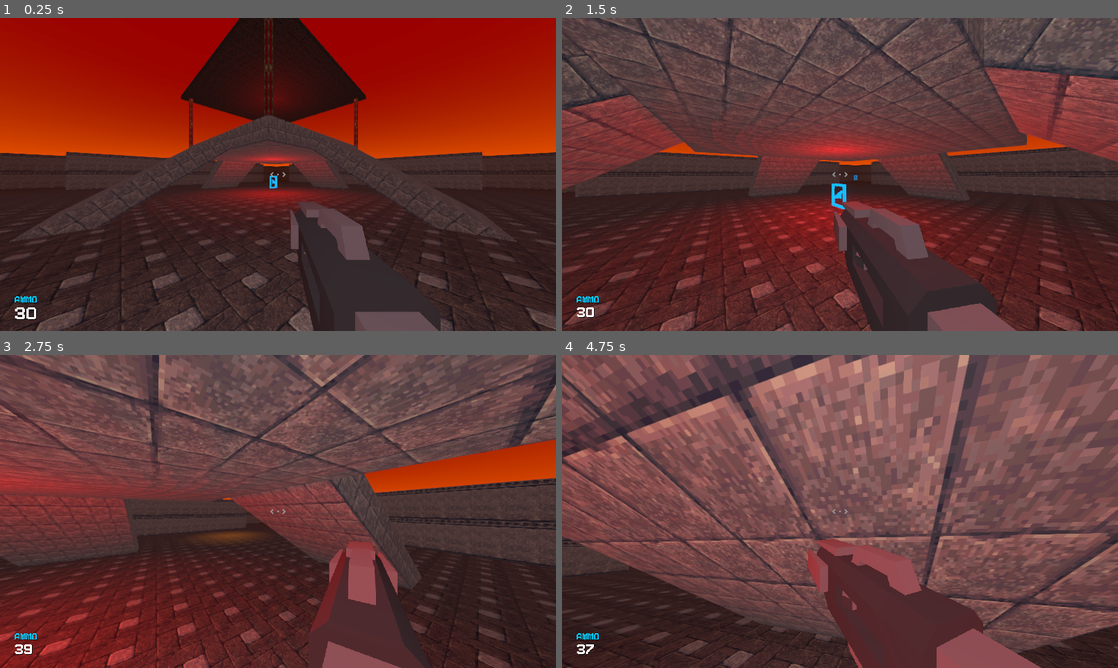
Above: before the commit, frames 1-4 (two rows, left to right).
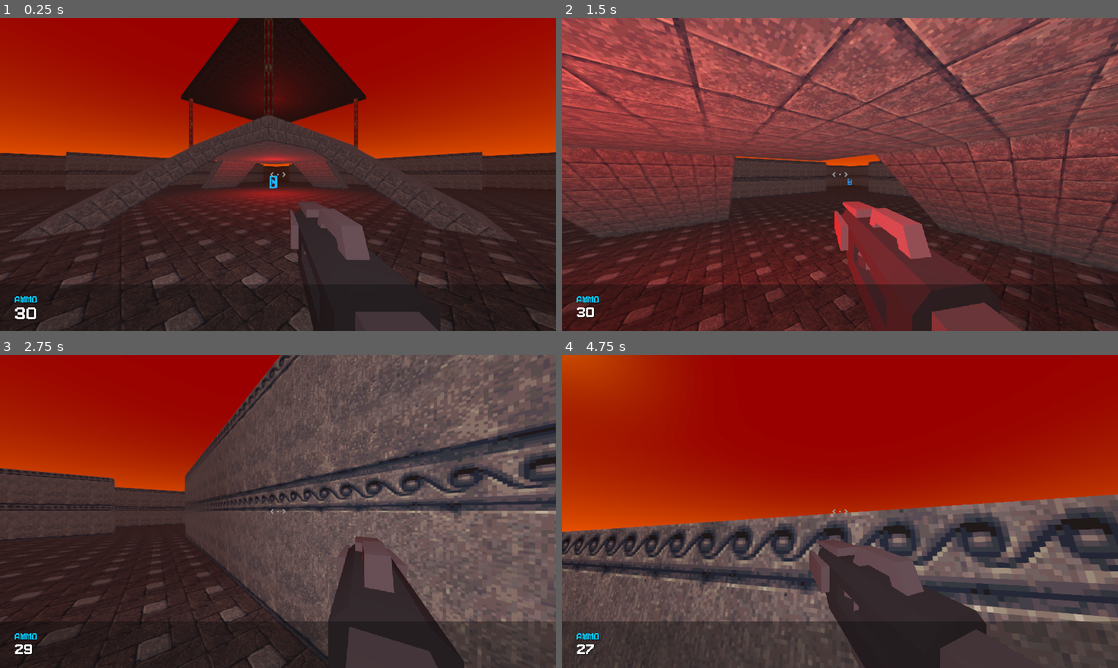
Above: after the commit, the same moments.

Repository: Riari/heccfire
Game: Godot game, scene res://scenes/maps/Quad.tscn
The game is run twice, just before and just after one commit, with the same random seed, the same clock (stepped at 60 frames per second) and the same inputs.
Inputs (mouse positions are in pixels of both pictures, inside the frame that each line leads up to):
- Up to frame 1 (0.25 s): no input
- Up to frame 2 (1.5 s): move the mouse to (867, 174) at 0.52 s; hold Space (jump) 0.53-1.28 s; hold W (move_forward) from 0.53 s (still down); move the mouse to (812, 174) at 1.27 s; right-click (812, 174) at 1.35 s
- Up to frame 3 (2.75 s): tap Space (jump) at 1.52, 1.55, 1.82 s; move the mouse to (333, 442) at 2.02 s; release W (move_forward) at 2.03 s; hold D (strafe_right) from 2.03 s (still down); hold Space (jump) from 2.03 s (still down); click (333, 442) at 2.1 s
- Up to frame 4 (4.75 s): move the mouse to (812, 574) at 2.77 s; release D (strafe_right) at 2.78 s; release Space (jump) at 2.78 s; hold W (move_forward) 2.78-3.53 s; tap Space (jump) at 2.85, 3.02, 3.32, 4.52, 4.55 s; click (812, 574) at 2.92 s; move the mouse to (1006, 558) at 3.52 s; hold A (strafe_left) 3.53-4.28 s; hold Space (jump) 3.53-4.28 s; right-click (1006, 558) at 3.6 s; move the mouse to (795, 508) at 4.27 s; hold W (move_forward) from 4.28 s (still down); click (795, 508) at 4.35 s

The runs differ from the first frame. In frame 1, 2.3% of the frame differs, in the area x 0-100%, y 85-100%; in frame 2, 63%; in frame 3, 75%; in frame 4, 87%, in the area x 0-100%, y 0-100%.

Commit message:
Move things around a bit and add a jump sound

Diff:
--- a/scenes/maps/Quad.tscn
+++ b/scenes/maps/Quad.tscn
@@ -9,7 +9,6 @@
 [ext_resource path="res://textures/eldrich2.png" type="Texture" id=7]
 [ext_resource path="res://scenes/spawns/Player.tscn" type="PackedScene" id=8]
 [ext_resource path="res://scenes/projectiles/BlasterRound.tscn" type="PackedScene" id=9]
-[ext_resource path="res://scenes/ui/HUD.tscn" type="PackedScene" id=10]
 [ext_resource path="res://scenes/pickups/Pickup.tscn" type="PackedScene" id=11]
 [ext_resource path="res://scripts/Pickups.gd" type="Script" id=12]
 
@@ -163,8 +162,6 @@
 
 [node name="Spatial" type="Spatial"]
 
-[node name="HUD" parent="." instance=ExtResource( 10 )]
-
 [node name="Player" parent="." instance=ExtResource( 8 )]
 transform = Transform( -0.707107, 0, -0.707107, 0, 1, 0, 0.707107, 0, -0.707107, -9.52858, 0.523029, -9 )
 Projectile = ExtResource( 9 )
@@ -178,7 +175,6 @@
 shape = SubResource( 27 )
 
 [node name="MeshInstance" type="MeshInstance" parent="Spawns/KinematicBody"]
-transform = Transform( 1, 0, 0, 0, 1, 0, 0, 0, 1, 0.101101, -0.0189643, -0.142897 )
 mesh = SubResource( 28 )
 material/0 = SubResource( 29 )
 
--- a/scenes/spawns/Player.tscn
+++ b/scenes/spawns/Player.tscn
@@ -1,10 +1,13 @@
-[gd_scene load_steps=8 format=2]
+[gd_scene load_steps=11 format=2]
 
 [ext_resource path="res://scripts/Player.gd" type="Script" id=1]
 [ext_resource path="res://environments/hell_1.tres" type="Environment" id=2]
 [ext_resource path="res://scenes/weapons/blaster.tscn" type="PackedScene" id=3]
 [ext_resource path="res://scripts/PlayerHand.gd" type="Script" id=4]
+[ext_resource path="res://scenes/ui/HUD.tscn" type="PackedScene" id=5]
+[ext_resource path="res://scenes/projectiles/BlasterRound.tscn" type="PackedScene" id=6]
 [ext_resource path="res://raw_assets/audio/Blaster Fire 1/Blaster Fire 1 Mixdown.wav" type="AudioStream" id=7]
+[ext_resource path="res://raw_assets/audio/Jump1.mp3" type="AudioStream" id=8]
 
 [sub_resource type="CapsuleShape" id=16]
 
@@ -15,6 +18,7 @@
 collision_layer = 3
 collision_mask = 3
 script = ExtResource( 1 )
+Projectile = ExtResource( 6 )
 
 [node name="Body" type="CollisionShape" parent="."]
 transform = Transform( 0.6, 0, 0, 0, -2.18557e-08, -0.6, 0, 0.5, -2.62268e-08, 0, 1, 0 )
@@ -76,3 +80,11 @@
 [node name="OmniLight" type="OmniLight" parent="."]
 transform = Transform( 2, 0, 0, 0, 2, 0, 0, 0, 2, 0, 1.55778, 0 )
 layers = 3
+
+[node name="HUD" parent="." instance=ExtResource( 5 )]
+
+[node name="Jump" type="AudioStreamPlayer" parent="."]
+stream = ExtResource( 8 )
+volume_db = -8.0
+
+[connection signal="ammo_changed" from="." to="HUD" method="on_ammo_changed"]
--- a/scenes/ui/HUD.tscn
+++ b/scenes/ui/HUD.tscn
@@ -33,6 +33,12 @@
 [node name="PickupAudio" type="AudioStreamPlayer" parent="CrosshairContainer"]
 stream = ExtResource( 4 )
 
+[node name="Panel" type="Panel" parent="."]
+anchor_top = 1.0
+anchor_right = 1.0
+anchor_bottom = 1.0
+margin_top = -107.0
+
 [node name="AmmoCount" type="RichTextLabel" parent="."]
 anchor_top = 1.0
 anchor_bottom = 1.0
--- a/scripts/BlasterRound.gd
+++ b/scripts/BlasterRound.gd
@@ -2,7 +2,7 @@
 
 signal exploded
 
-export var muzzle_velocity = 25
+export var muzzle_velocity = 35
 
 var velocity = Vector3.ZERO
 
--- a/scripts/Pickups.gd
+++ b/scripts/Pickups.gd
@@ -1,8 +1,6 @@
 extends Spatial
 
 func _ready():
-	var hud = get_node("../HUD")
 	var player = get_node("../Player")
 	for node in get_children():
-		node.connect("picked_up", hud, "on_pickup")
 		node.connect("picked_up", player, "on_pickup")
--- a/scripts/Player.gd
+++ b/scripts/Player.gd
@@ -1,7 +1,7 @@
 extends KinematicBody
 
-export var max_speed = 12
-export var max_air_speed = 10
+export var max_speed = 16
+export var max_air_speed = 16
 export var acceleration = 10.0
 export var mouse_sensitivity = 0.002  # radians/pixel
 export (PackedScene) var Projectile
@@ -18,6 +18,7 @@
 onready var weapon_cam = $Head/WeaponViewportContainer/WeaponViewport/WeaponCam
 onready var weapon_muzzle = $Head/WeaponMuzzle
 onready var weapon_fire_audio = $Head/WeaponMuzzle/WeaponFire
+onready var jump_audio = $Jump
 
 var gravity = -30
 var weapon_accuracy = 0.03
@@ -69,8 +70,9 @@
 		input_dir += -global_transform.basis.x
 	if Input.is_action_pressed("strafe_right"):
 		input_dir += global_transform.basis.x
-	if Input.is_action_pressed("jump"):
+	if Input.is_action_just_released("jump"):
 		input_dir += global_transform.basis.y
+		jump_audio.play()
 
 	return input_dir.normalized()
 
@@ -132,6 +134,8 @@
 
 		add_ammo(weapon, amount)
 
+		$HUD.on_pickup(node, type, amount)
+
 func set_ammo(weapon: int, amount: int):
 	ammo[weapon] = amount
 	if weapon == current_weapon:
--- a/scripts/ui/HUD.gd
+++ b/scripts/ui/HUD.gd
@@ -3,9 +3,6 @@
 export var ammo_count_animation_time = 0.6
 
 var ammo_count = 0
-
-func _ready():
-	get_node("../Player").connect("ammo_changed", self, "on_ammo_changed")
 
 func _process(delta):
 	if $AmmoCount.rect_scale.x > 1.0:
--- a/themes/default.tres
+++ b/themes/default.tres
@@ -1,6 +1,8 @@
-[gd_resource type="Theme" load_steps=2 format=2]
+[gd_resource type="Theme" load_steps=3 format=2]
 
 [ext_resource path="res://fonts/Pixeboy.tres" type="DynamicFont" id=1]
+[ext_resource path="res://themes/styles/panel.tres" type="StyleBox" id=2]
 
 [resource]
 default_font = ExtResource( 1 )
+Panel/styles/panel = ExtResource( 2 )
--- /dev/null
+++ b/themes/styles/panel.tres
@@ -0,0 +1,4 @@
+[gd_resource type="StyleBoxFlat" format=2]
+
+[resource]
+bg_color = Color( 0.0470588, 0.0470588, 0.0470588, 0.380392 )
Not shown, added: raw_assets/audio/Jump1.mp3.import
Not shown: 1 places in scenes/maps/Quad.tscn that only renumber resources
Not shown, added: raw_assets/audio/Jump1.mp3
